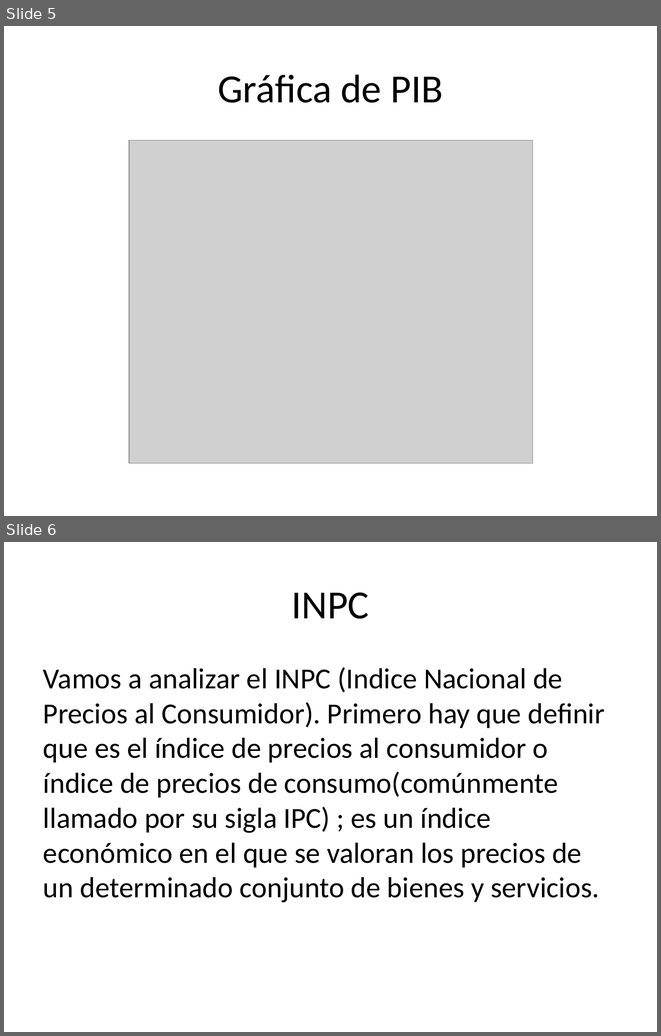
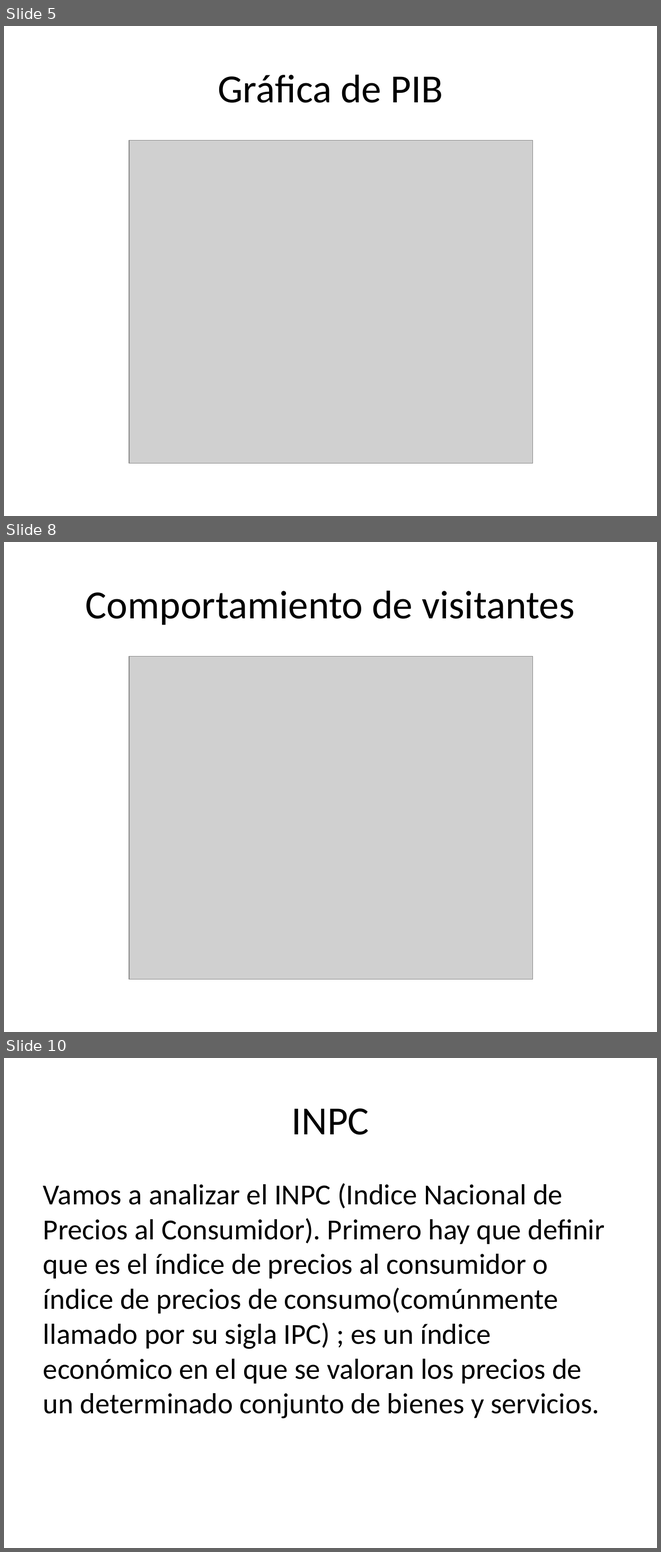
Before and after one commit to ITESO-PAP4J09-Ciencia-de-datos/COVID19, a slide deck: INDICADORES_MACROECONOMICOS/José/Presentación.pptx. Shown one above the other, each under a label of ours: slides 5 and 6 before the commit, slides 5, 8 and 10 after it; the slides between them are not shown. The pictures are 661x1036 and 661x1552 pixels, drawn with LibreOffice and Linux fonts; fonts in the diff are those of the drawing; grey boxes stand for pictures. Boxes give left, top, right and bottom in pixels: in the first picture for what was removed or moved away, otherwise in the second. Text is boxed around its words. In the diff, an @@ line names an element or a change of style, - is before the commit and + after.

```diff
--- a/INDICADORES_MACROECONOMICOS/José/Presentación.pptx
+++ b/INDICADORES_MACROECONOMICOS/José/Presentación.pptx
@@ slide 8 added at [4, 542, 657, 1032], background #FFFFFF @@
@@ title added at [86, 590, 574, 625], 44 pt, text #000000 @@
+Comportamiento de visitantes
@@ picture added at [130, 656, 533, 979] @@
@@ what was slide 6 is now slide 10 @@
```
Also in this commit, not shown: 6 other slides added, 2 slides removed, 4 other files.
